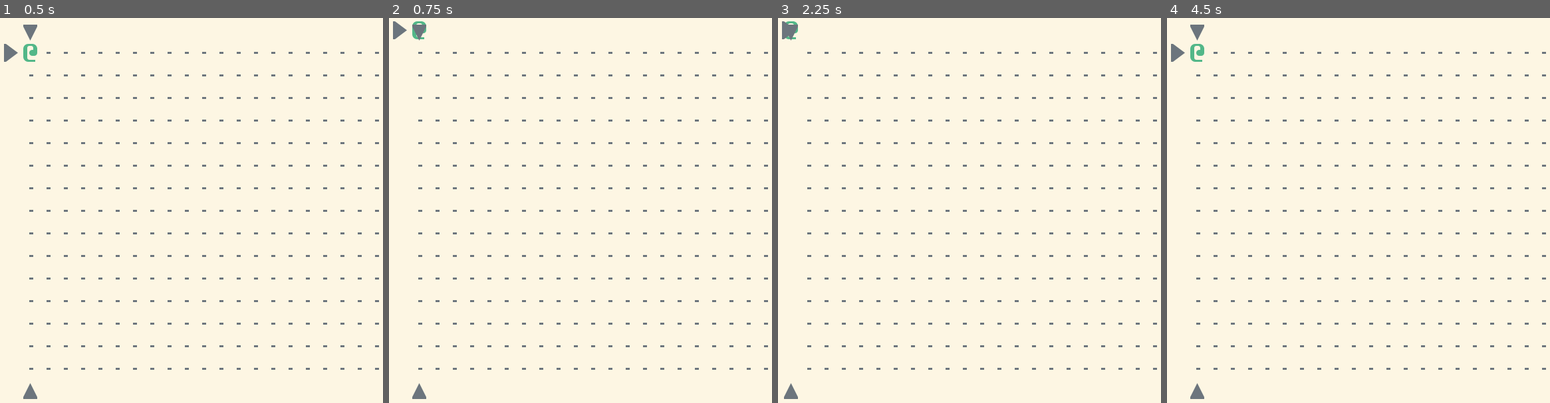
Above: before the commit, frames 1-4 (left to right).
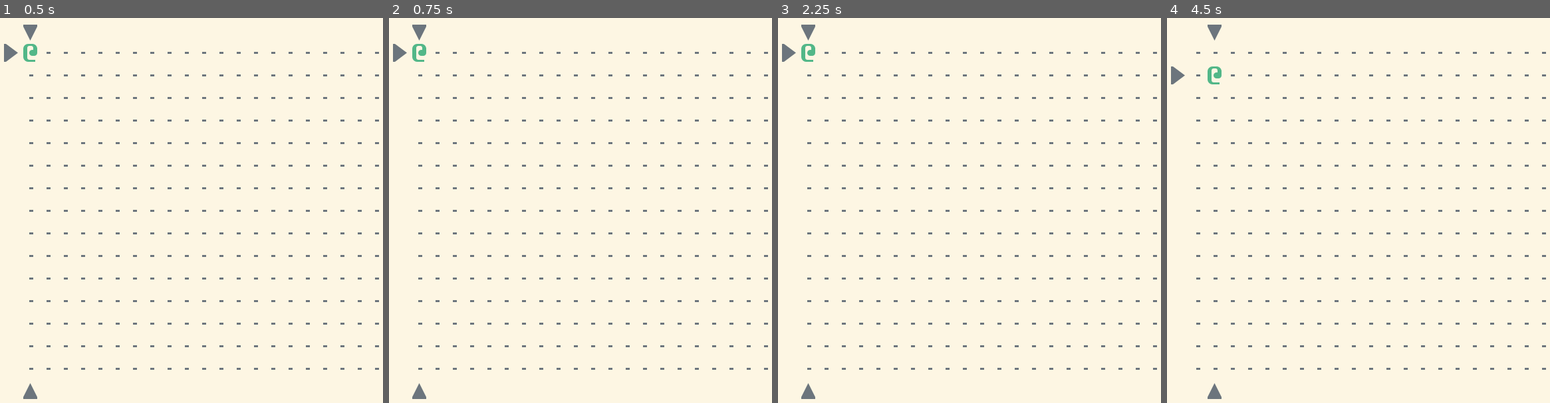
Above: after the commit, the same moments.

Repository: Bozar/godot-4-roguelike-demo
Game: Godot game, scene res://scene/main/main_game.tscn
Two runs of this game, one before a commit and one after it. Both use one fixed random seed, a clock stepped at 60 frames per second and the inputs below.
Inputs:
- Up to frame 1 (0.5 s): no input
- Up to frame 2 (0.75 s): tap Enter at 0.5 s; hold Up (move_up) from 0.53 s (still down)
- Up to frame 3 (2.25 s): tap Space at 1.25 s; tap Enter at 2 s; release Up (move_up) at 2.03 s; hold Left (move_left) from 2.03 s (still down)
- Up to frame 4 (4.5 s): tap Space at 2.75, 4.25 s; tap Enter at 3.5 s; release Left (move_left) at 3.53 s; hold Down (move_down) 3.53-4.28 s; hold Right (move_right) from 4.28 s (still down)

Frame 1 is identical in both runs. In frame 2, 0.4% of the frame differs, in the area x 1-10%, y 0-12%; in frame 3, 0.7%; in frame 4, 0.8%, in the area x 1-15%, y 1-99%.

Commit message:
Limit PC's movement inside the dungeon.

Diff:
--- a/library/dungeon_size.gd
+++ b/library/dungeon_size.gd
@@ -6,3 +6,10 @@
 
 const CENTER_X: int = 10
 const CENTER_Y: int = 7
+
+const MIN_COORD: Vector2i = Vector2i(0, 0)
+const MAX_COORD: Vector2i = Vector2i(MAX_X - 1, MAX_Y - 1)
+
+
+static func is_insided_dungeon(coord: Vector2i) -> bool:
+    return coord == coord.clamp(MIN_COORD, MAX_COORD)
--- a/scene/main/pc_action.gd
+++ b/scene/main/pc_action.gd
@@ -24,4 +24,14 @@
             coord += Vector2i.UP
         InputTag.MOVE_DOWN:
             coord += Vector2i.DOWN
+
+    if not _is_reachable(coord):
+        return
     MoveSprite.move(_pc, coord)
+    # TODO: Emit a signal to end PC's turn.
+
+
+func _is_reachable(coord: Vector2i) -> bool:
+    if DungeonSize.is_insided_dungeon(coord):
+        return true
+    return false
